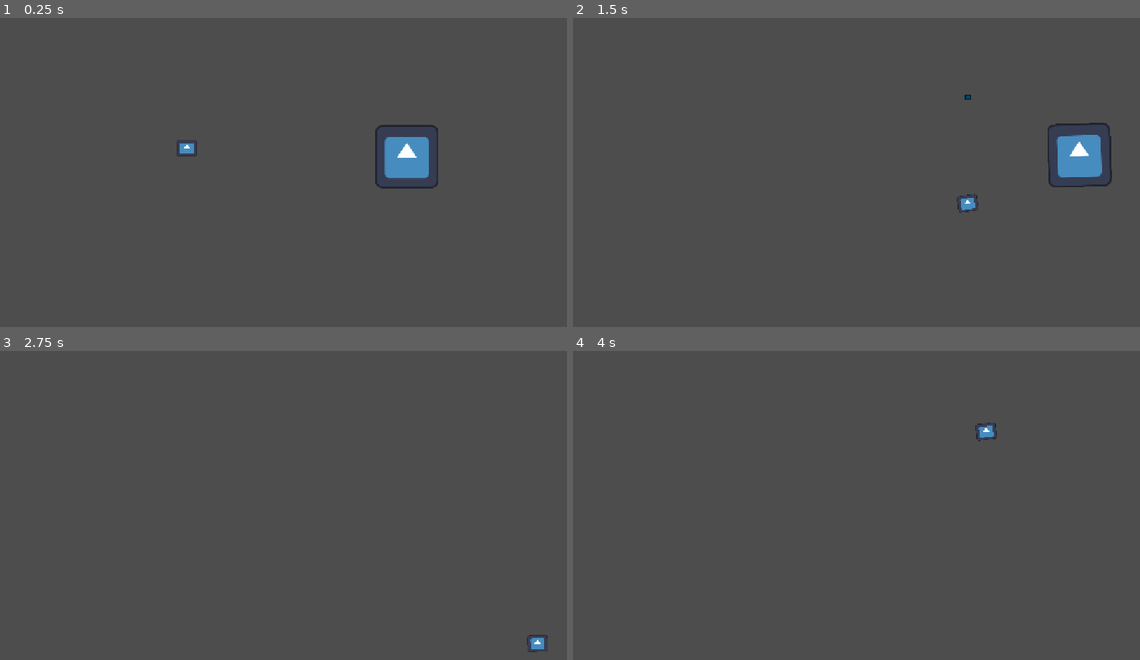
Above: before the commit, frames 1-4 (two rows, left to right).
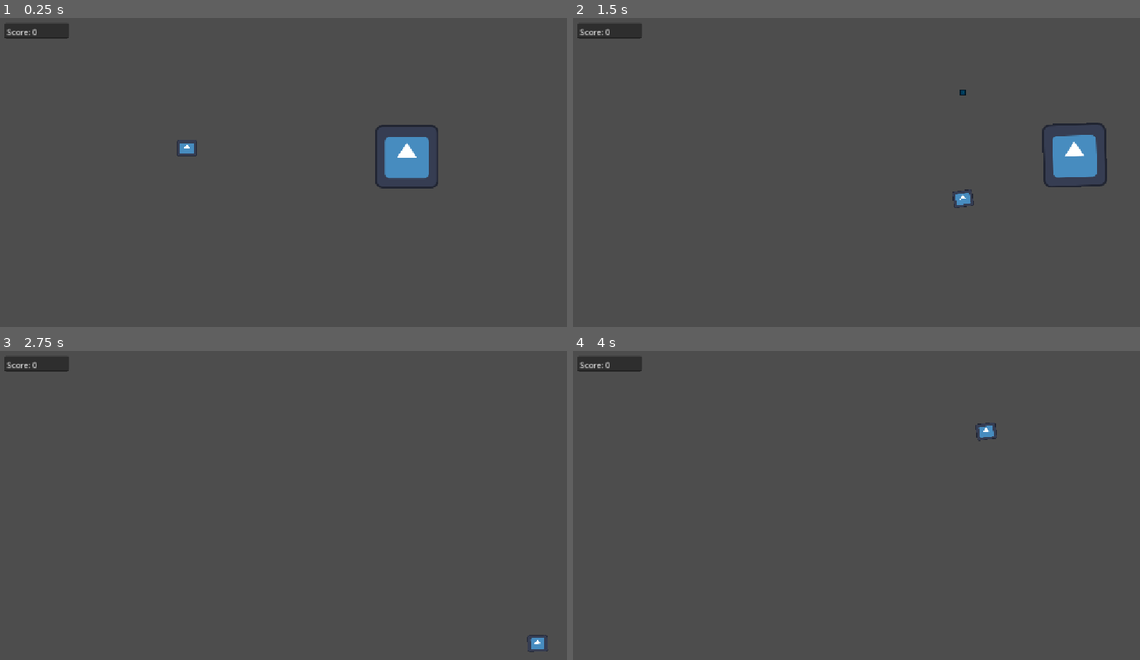
Above: after the commit, the same moments.

Repository: santiagocastellanos-ARISEN/Asteroids
Game: Godot game, scene res://Main_Scene.tscn
Two runs of this game, one before a commit and one after it. Both use one fixed random seed, a clock stepped at 60 frames per second and the inputs below. The engine's default icon, where the game draws it, is replaced by a stand-in: a white triangle on a blue panel in a dark square.
Inputs (mouse positions are in pixels of both pictures, inside the frame that each line leads up to):
- Up to frame 1 (0.25 s): no input
- Up to frame 2 (1.5 s): tap Enter at 0.5 s; move the mouse to (981, 157) at 0.52 s; hold D (Right) 0.53-1.28 s; click (981, 157) at 0.6 s; move the mouse to (737, 191) at 1.27 s; hold S (Down) from 1.28 s (still down); click (737, 191) at 1.35 s
- Up to frame 3 (2.75 s): move the mouse to (340, 434) at 2.02 s; release S (Down) at 2.03 s; hold D (Right) from 2.03 s (still down); click (340, 434) at 2.1 s
- Up to frame 4 (4 s): move the mouse to (822, 570) at 2.77 s; release D (Right) at 2.78 s; hold W (UP) 2.78-3.53 s; click (822, 570) at 2.85 s; move the mouse to (1026, 554) at 3.52 s; hold A (Left) from 3.53 s (still down); click (1026, 554) at 3.6 s

The runs differ from the first frame. In frame 1, 0.5% of the frame differs, in the area x 0-13%, y 1-7%; in frame 2, 1.4%, in the area x 0-96%, y 1-64%; in frame 3, 0.5%; in frame 4, 0.5%.

Commit message:
Cosas nuevas
Jejejej

Diff:
--- a/Asteroid.tscn
+++ b/Asteroid.tscn
@@ -8,6 +8,8 @@
 
 [node name="Asteroid" type="RigidBody2D" unique_id=2043537414]
 gravity_scale = 0.0
+contact_monitor = true
+max_contacts_reported = 1
 script = ExtResource("1_l7pm1")
 
 [node name="Sprite2D" type="Sprite2D" parent="." unique_id=505472836]
--- a/Bullet.tscn
+++ b/Bullet.tscn
@@ -9,6 +9,8 @@
 [node name="Bullet" type="RigidBody2D" unique_id=844096615]
 modulate = Color(1.540184e-06, 0.42178553, 0.48360276, 1)
 gravity_scale = 0.0
+contact_monitor = true
+max_contacts_reported = 1
 script = ExtResource("1_4s4u5")
 
 [node name="CollisionShape2D" type="CollisionShape2D" parent="." unique_id=1094469364]
--- a/Main_Scene.tscn
+++ b/Main_Scene.tscn
@@ -3,6 +3,7 @@
 [ext_resource type="Script" uid="uid://c0ivboqi5d4ma" path="res://main_scene.gd" id="1_8sucx"]
 [ext_resource type="PackedScene" uid="uid://f2fquuoffj" path="res://Ship.tscn" id="2_tkmsp"]
 [ext_resource type="PackedScene" uid="uid://wix7hdexdxsb" path="res://Asteroid.tscn" id="3_tkmsp"]
+[ext_resource type="Script" uid="uid://ybqcg2qipin1" path="res://UpdateUI.gd" id="4_5yw3w"]
 
 [sub_resource type="RectangleShape2D" id="RectangleShape2D_xefov"]
 size = Vector2(18, 639)
@@ -45,3 +46,14 @@
 [node name="CollisionShape2D4" type="CollisionShape2D" parent="StaticBody2D" unique_id=1890173236]
 position = Vector2(826, -25)
 shape = SubResource("RectangleShape2D_36c0m")
+
+[node name="UI" type="Node" parent="." unique_id=1813548630 node_paths=PackedStringArray("ScoreDisplay")]
+script = ExtResource("4_5yw3w")
+ScoreDisplay = NodePath("ScoreDisplay")
+
+[node name="ScoreDisplay" type="TextEdit" parent="UI" unique_id=548353089]
+offset_left = 21.0
+offset_top = 22.0
+offset_right = 150.0
+offset_bottom = 53.0
+text = "Score:"
--- /dev/null
+++ b/UpdateUI.gd
@@ -0,0 +1,13 @@
+extends Node
+
+@export var ScoreDisplay: TextEdit
+
+# Called when the node enters the scene tree for the first time.
+func _ready() -> void:
+	pass # Replace with function body.
+
+
+# Called every frame. 'delta' is the elapsed time since the previous frame.
+func _process(delta: float) -> void:
+	ScoreDisplay.text = "Score: " + str(GameManager.score)
+	pass
--- a/asteroid.gd
+++ b/asteroid.gd
@@ -1,16 +1,53 @@
 class_name Asteroid extends RigidBody2D
 
+enum Size
+{
+	Big, Medium, Small
+}
 
-# Called when the node enters the scene tree for the first time.
-func _ready() -> void:
-	pass # Replace with function body.
+@export var size : Size = Size.Big
 
+func _validate_size() -> void:
+	var set_scale = 0
 
-# Called every frame. 'delta' is the elapsed time since the previous frame.
-func _process(delta: float) -> void:
+	if size == Size.Big: set_scale = 1
+	if size == Size.Medium: set_scale = 0.5
+	else: set_scale = 0.3
+
+	for child in get_children():
+		(child as Node2D).global_scale *= set_scale
+	pass
+
+func _physics_process(delta: float) -> void:
+	var colliders = get_colliding_bodies()
+	for obj in colliders:
+		if !(obj is Ship):continue
+		(obj as Ship)._take_dmg()
 	pass
 
 func _take_dmg() -> void:
-	print_debug("Asteroid Destroyed")
+	GameManager.score += 10
+
+	if size == Size.Small:
+		queue_free() #Destroys the Object
+		return
+
+	var newAsteroid1 = duplicate() as Asteroid
+	var newAsteroid2 = duplicate() as Asteroid
+	get_parent().add_child(newAsteroid1)
+	get_parent().add_child(newAsteroid2)
+
+	var newSize = Size.Medium
+	if size == Size.Medium: newSize = Size.Small
+
+	newAsteroid1.size = newSize
+	newAsteroid2.size = newSize
+
+	newAsteroid1._validate_size()
+	newAsteroid2._validate_size()
+
+	newAsteroid1.global_position = global_position + Vector2.RIGHT
+	newAsteroid2.global_position = global_position + Vector2.LEFT
+
 	queue_free() #Destroys the object
 	pass
--- a/main_scene.gd
+++ b/main_scene.gd
@@ -1,21 +1,20 @@
-extends Node2D
+class_name GameManager extends Node2D
+
+static var score : int = 0
 
 #Awake
 func _init() -> void:
+	print_debug("Game Started")
+	score = 0
 	pass
 
 # Start
 func _ready() -> void:
-	print_debug("Game Started")
+	pass
 
 # Update
 func _process(delta: float) -> void:
-		if(Input.is_action_just_pressed("Shoot")) : print_debug("Shooted")
-		if(Input.is_action_pressed("UP")) : print_debug("Going Up")
-		if(Input.is_action_pressed("Down")) : print_debug("Going Down")
-		if(Input.is_action_pressed("Left")) : print_debug("Going Left")
-		if(Input.is_action_pressed("Right")) : print_debug("Going Right")
-		pass
+	pass
 
 	# Fixed_update
 func _physics_process(delta: float) -> void:
--- a/ship.gd
+++ b/ship.gd
@@ -1,4 +1,6 @@
 class_name Ship extends RigidBody2D
+
+@export_range(1,5) var hitPoints = 3
 
 @export_range(200,800,15) var speed : float = 600
 
@@ -6,15 +8,19 @@
 @export var bullet : PackedScene
 @export var pivot : Node2D
 
+var iFrames = 0
+var initPos : Vector2 = Vector2.ZERO
+
 # Called when the node enters the scene tree for the first time.
 func _ready() -> void:
-	pass # Replace with function body.
-
-# Called every frame. 'delta' is the elapsed time since the previous frame.
-func _process(delta: float) -> void:
+	initPos = global_position
+	print_debug(initPos)
 	pass
 
 func _physics_process(delta: float) -> void:
+	if iFrames > 0:
+		iFrames -= 1
+
 	if Input.is_action_just_pressed("Shoot"):
 		_shoot()
 	var direction : Vector2 = Input.get_vector("Left","Right","UP","Down").normalized()
@@ -22,10 +28,27 @@
 	pass
 
 func _take_dmg() -> void:
-	print_debug("Ship Destroyed")
-	queue_free() #Destroys the Object
+	if iFrames > 0: return
+
+	hitPoints = -1
+	print_debug("Damage")
+	global_position = initPos
+	iFrames = 10
+	linear_velocity = Vector2.ZERO
+	print_debug("Damage")
+
+
+	if hitPoints == 0:
+		print_debug("Ship Destroyed")
+		queue_free() #Destroys the Object
+		pass
+
+	global_position = initPos
+	linear_velocity = Vector2.ZERO
+	iFrames = 10
 
 	pass
+
 
 func _shoot() -> void:
 	var bulletObj = (bullet.instantiate() as Bullet)
Not shown, added: UpdateUI.gd.uid
